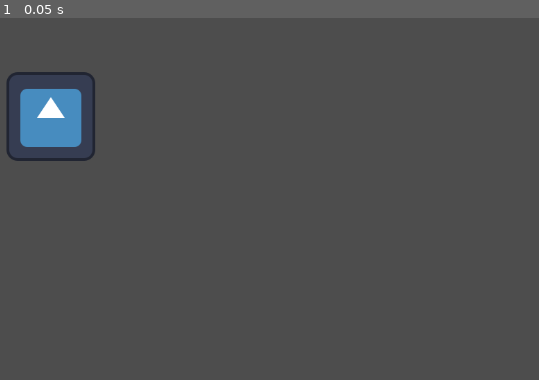
Above: before the commit, frame 1.
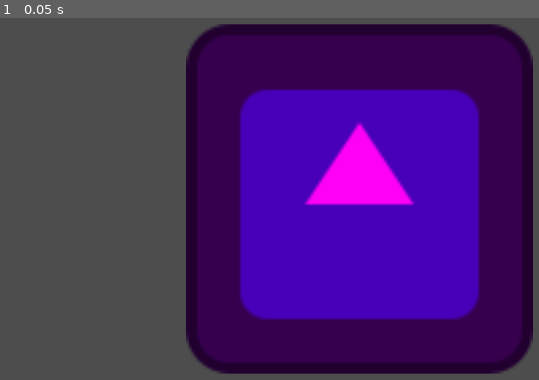
Above: after the commit, the same moment.

Repository: WismyI3easT/Katapulta
Game: Godot game, scene res://test.tscn
Same seed, same stepped clock (60 frames per second), same inputs: the game is played once before the commit and once after it. The project has no main scene, so this scene is started directly. The engine's default icon, where the game draws it, is replaced by a stand-in: a white triangle on a blue panel in a dark square.
Inputs:
- Up to frame 1 (0.05 s): no input

The runs differ from the first frame. In frame 1, 64% of the frame differs, in the area x 1-99%, y 1-99%.

Commit message:
(test) changed icon

Diff:
--- a/test.tscn
+++ b/test.tscn
@@ -5,5 +5,7 @@
 [node name="Node2D" type="Node2D"]
 
 [node name="Icon" type="Sprite2D" parent="."]
-position = Vector2(255, 223)
+modulate = Color(1, 0, 0.964706, 1)
+position = Vector2(700, 342)
+scale = Vector2(3.90625, 3.93677)
 texture = ExtResource("1_kp1xp")
